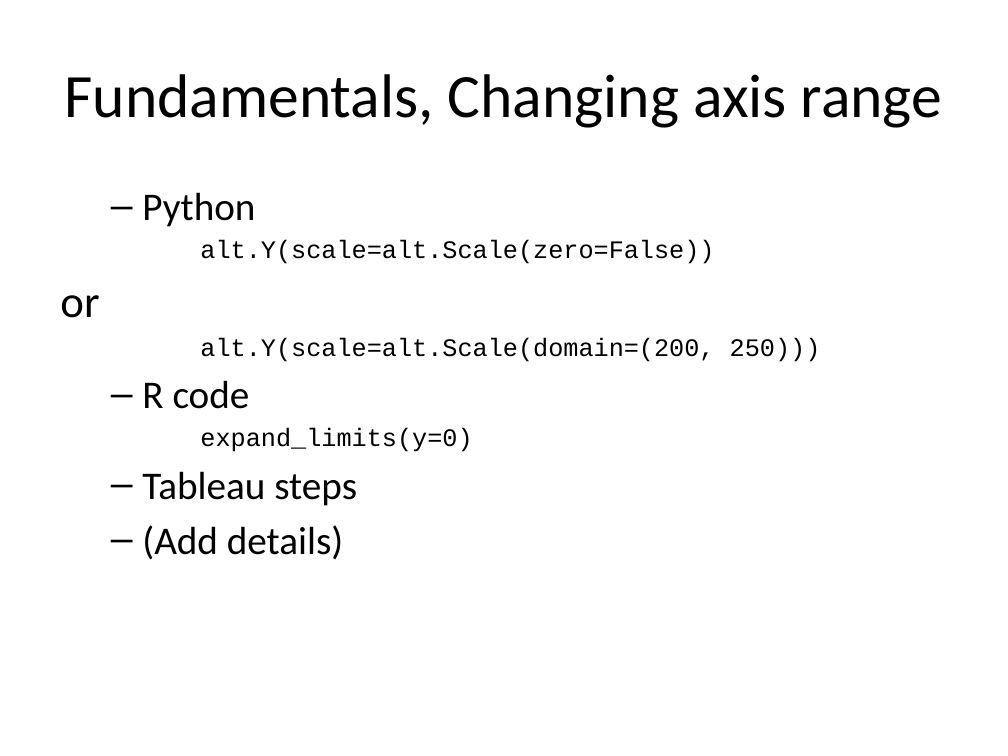
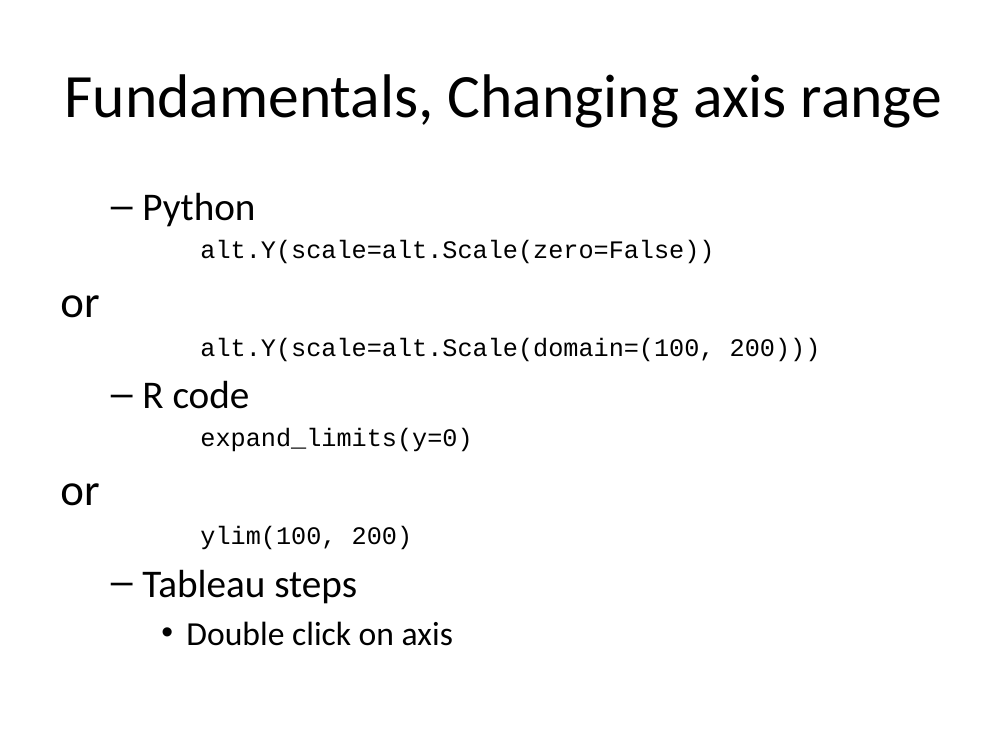
Before and after one commit to pmean/data-visualization, a slide deck: slide 28 of data-viz-03/src/complete-lecture-linegraphs.pptx (slide 27 before the commit). Drawn at 1008x756 pixels with LibreOffice and Linux fonts; fonts in the diff are those of the drawing. Boxes give left, top, right and bottom in pixels: in the first picture for what was removed or moved away, otherwise in the second. Text is boxed around its words. In the diff, an @@ line names an element or a change of style, - is before the commit and + after.

```diff
--- a/data-viz-03/src/complete-lecture-linegraphs.pptx
+++ b/data-viz-03/src/complete-lecture-linegraphs.pptx
@@ text at (x1=200, y1=338, x2=821, y2=362): text changed @@
-alt.Y(scale=alt.Scale(domain=(200, 250)))
+alt.Y(scale=alt.Scale(domain=(100, 200)))
@@ text at (x1=60, y1=483, x2=412, y2=550): paragraphs added @@
+or
+ylim(100, 200)
@@ text at (x1=186, y1=621, x2=453, y2=646): text changed; size 28 to 24 pt @@
-  – (Add details)
+    • Double click on axis
```
Also in this commit, not shown: 19 other slides changed, 34 slides added, 9 slides removed, 5 other files.
